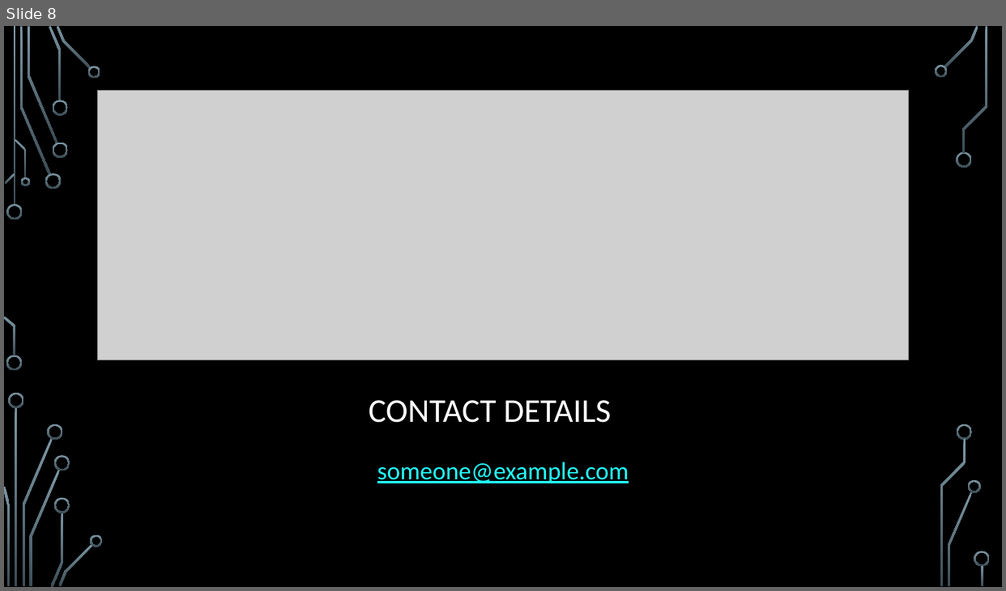
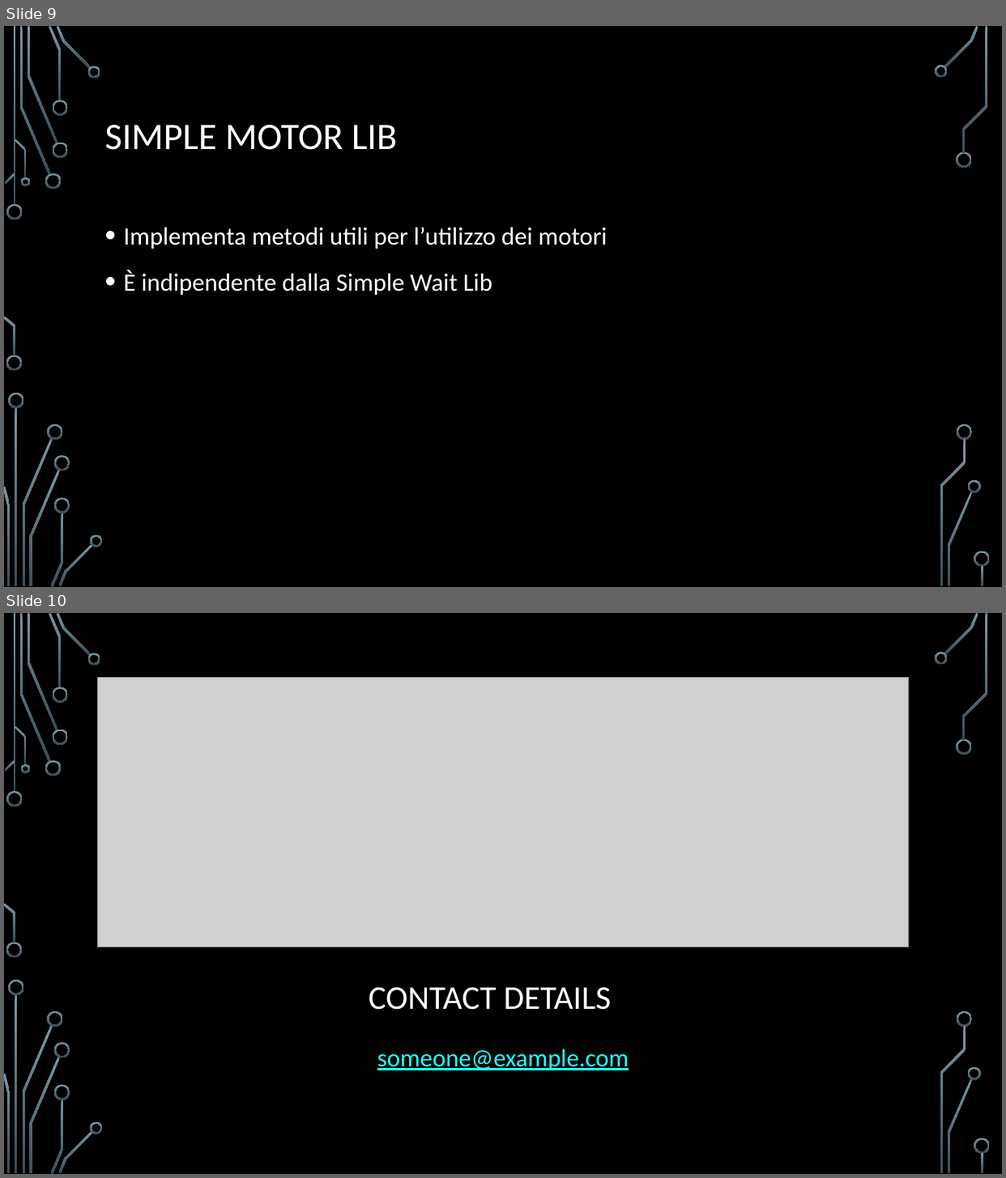
Before and after one commit to FadilSmajilbasic/Librerie-Lego-NXT, a slide deck: Documentazione/Presentazione/Presentazione.pptx. Shown one above the other, each under a label of ours: slide 8 before the commit, slides 9 and 10 after it. The pictures are 1006x591 and 1006x1178 pixels, drawn with LibreOffice and Linux fonts; fonts in the diff are those of the drawing; grey boxes stand for pictures; background and template pictures are left out. Boxes give left, top, right and bottom in pixels: in the first picture for what was removed or moved away, otherwise in the second. Text is boxed around its words. In the diff, an @@ line names an element or a change of style, - is before the commit and + after.

```diff
--- a/Documentazione/Presentazione/Presentazione.pptx
+++ b/Documentazione/Presentazione/Presentazione.pptx
@@ slide 9 added at bbox=[4, 26, 1002, 587], background picture (left out); not listed: 36 template elements that a slide beside it also shows @@
@@ title added at bbox=[105, 125, 397, 150], 36 pt, text #FFFFFF @@
+SIMPLE MOTOR LIB
@@ text added at bbox=[124, 227, 607, 295], 24 pt, text #FFFFFF @@
+• Implementa metodi utili per l’utilizzo dei motori
+• È indipendente dalla Simple Wait Lib
@@ what was slide 8 is now slide 10 @@
```
Also in this commit, not shown: 1 slide changed, 1 other slide added, 2 other files.
